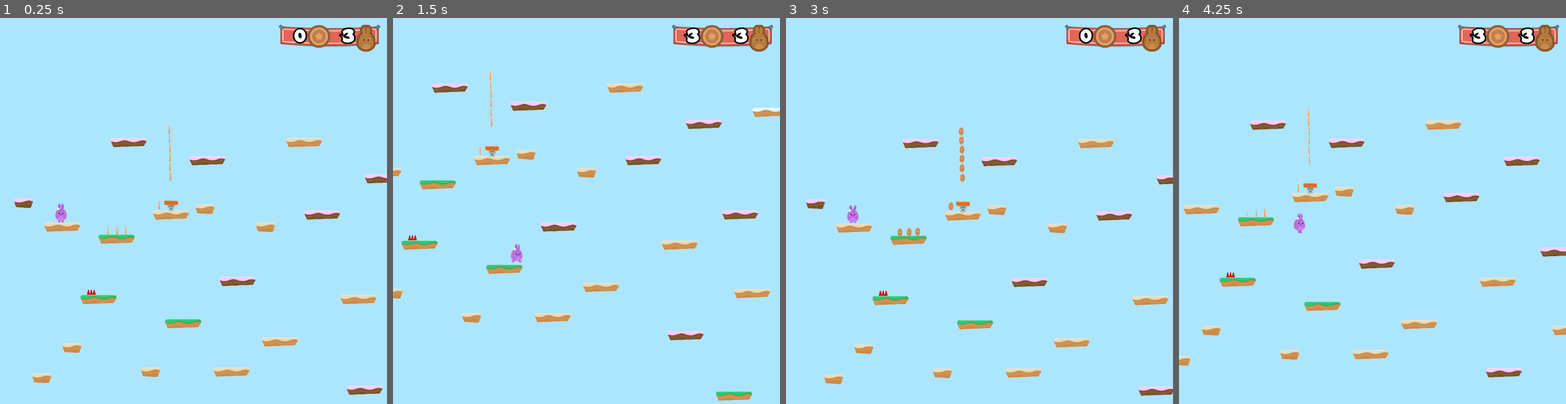
Above: before the commit, frames 1-4 (left to right).
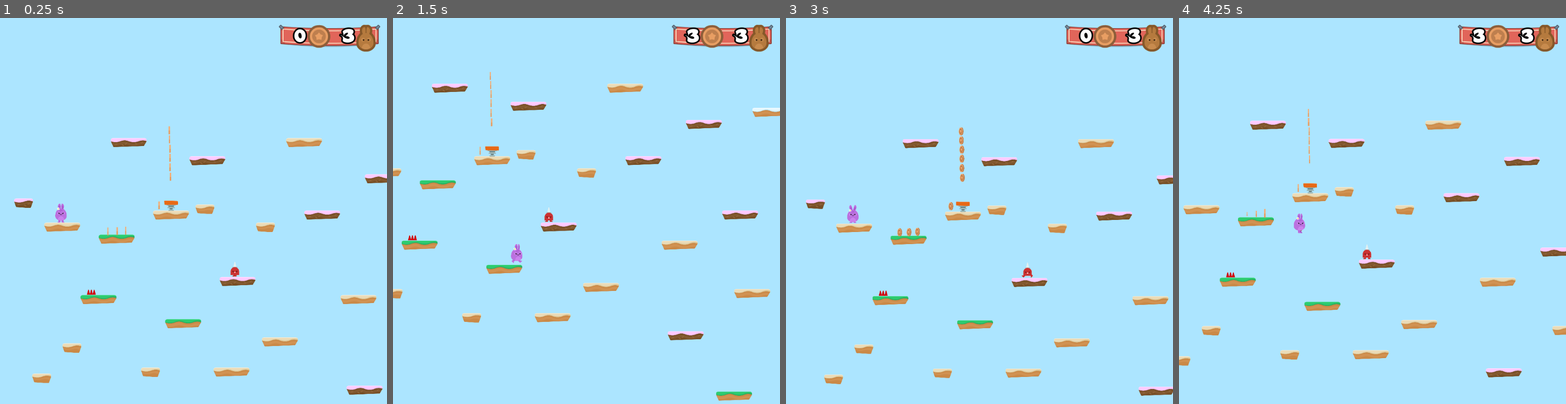
Above: after the commit, the same moments.

Repository: yottaawesome/godot-playground
Game: Godot game, scene res://Levels/Level1.tscn
Same seed, same stepped clock (60 frames per second), same inputs: the game is played once before the commit and once after it.
Inputs (mouse positions are in pixels of both pictures, inside the frame that each line leads up to):
- Up to frame 1 (0.25 s): no input
- Up to frame 2 (1.5 s): hold D (right) from 0.53 s (still down); tap W (jump) at 0.77 s
- Up to frame 3 (3 s): tap W (jump) at 1.52 s; release D (right) at 2.03 s; hold A (left) 2.03-2.75 s; click (1049, 241) at 2.75 s
- Up to frame 4 (4.25 s): hold D (right) from 3.53 s (still down); tap W (jump) at 3.77 s

The runs differ from the first frame. In frame 1, less than 0.1% of the frame differs, in the area x 59-62%, y 63-67%; in frame 2, less than 0.1%; in frame 3, less than 0.1%; in frame 4, less than 0.1%, in the area x 47-50%, y 58-63%.

Commit message:
Add Spikeman!

Diff:
--- a/src/Hoppy Days/Levels/Level1.tscn
+++ b/src/Hoppy Days/Levels/Level1.tscn
@@ -8,6 +8,7 @@
 [ext_resource path="res://Items/JumpPad.tscn" type="PackedScene" id=6]
 [ext_resource path="res://GUI/GUI.tscn" type="PackedScene" id=7]
 [ext_resource path="res://Items/Coin.tscn" type="PackedScene" id=8]
+[ext_resource path="res://NPCs/Spikeman.tscn" type="PackedScene" id=9]
 
 [node name="Level1" type="Node2D"]
 script = ExtResource( 5 )
@@ -27,17 +28,6 @@
 
 [node name="SpikeTop" parent="Hazards" instance=ExtResource( 3 )]
 position = Vector2( 817.362, 1055.7 )
-
-[node name="JumpPads" type="Node" parent="."]
-
-[node name="JumpPad" parent="JumpPads" instance=ExtResource( 6 )]
-position = Vector2( 1660.13, 140.327 )
-
-[node name="BGM" type="AudioStreamPlayer" parent="."]
-stream = ExtResource( 4 )
-autoplay = true
-
-[node name="GUI" parent="." instance=ExtResource( 7 )]
 
 [node name="Coins" type="Node" parent="."]
 
@@ -71,4 +61,20 @@
 [node name="Coin10" parent="Coins" instance=ExtResource( 8 )]
 position = Vector2( 1642.01, -659.043 )
 
+[node name="JumpPads" type="Node" parent="."]
+
+[node name="JumpPad" parent="JumpPads" instance=ExtResource( 6 )]
+position = Vector2( 1660.13, 140.327 )
+
+[node name="BGM" type="AudioStreamPlayer" parent="."]
+stream = ExtResource( 4 )
+autoplay = true
+
+[node name="GUI" parent="." instance=ExtResource( 7 )]
+
+[node name="NPCs" type="Node" parent="."]
+
+[node name="Spikeman" parent="NPCs" instance=ExtResource( 9 )]
+position = Vector2( 2361.09, 811.39 )
+
 [editable path="Player"]
--- /dev/null
+++ b/src/Hoppy Days/NPCs/Spikeman.tscn
@@ -0,0 +1,85 @@
+[gd_scene load_steps=8 format=2]
+
+[ext_resource path="res://GFX/Enemies/spikeMan_stand.png" type="Texture" id=1]
+[ext_resource path="res://GFX/Enemies/spikeMan_walk1.png" type="Texture" id=2]
+[ext_resource path="res://GFX/Enemies/spikeMan_walk2.png" type="Texture" id=3]
+[ext_resource path="res://Hazards/Hazards.gd" type="Script" id=4]
+
+[sub_resource type="SpriteFrames" id=1]
+animations = [ {
+"frames": [ ExtResource( 2 ), ExtResource( 3 ) ],
+"loop": true,
+"name": "walk",
+"speed": 5.0
+}, {
+"frames": [ ExtResource( 1 ) ],
+"loop": true,
+"name": "stand",
+"speed": 5.0
+} ]
+
+[sub_resource type="CapsuleShape2D" id=2]
+radius = 45.3192
+height = 65.3837
+
+[sub_resource type="Animation" id=3]
+resource_name = "Spikeman"
+length = 6.0
+loop = true
+step = 1.0
+tracks/0/type = "value"
+tracks/0/path = NodePath(".:position")
+tracks/0/interp = 1
+tracks/0/loop_wrap = true
+tracks/0/imported = false
+tracks/0/enabled = true
+tracks/0/keys = {
+"times": PoolRealArray( 0, 1, 2, 4, 5 ),
+"transitions": PoolRealArray( 1, 1, 1, 1, 1 ),
+"update": 0,
+"values": [ Vector2( 0, 0 ), Vector2( -100, 0 ), Vector2( -100, 0 ), Vector2( 100, 0 ), Vector2( 100, 0 ) ]
+}
+tracks/1/type = "value"
+tracks/1/path = NodePath("AnimatedSprite:animation")
+tracks/1/interp = 1
+tracks/1/loop_wrap = true
+tracks/1/imported = false
+tracks/1/enabled = true
+tracks/1/keys = {
+"times": PoolRealArray( 0, 1, 2, 4, 5 ),
+"transitions": PoolRealArray( 1, 1, 1, 1, 1 ),
+"update": 1,
+"values": [ "walk", "stand", "walk", "stand", "walk" ]
+}
+tracks/2/type = "value"
+tracks/2/path = NodePath("AnimatedSprite:flip_h")
+tracks/2/interp = 1
+tracks/2/loop_wrap = true
+tracks/2/imported = false
+tracks/2/enabled = true
+tracks/2/keys = {
+"times": PoolRealArray( 0, 2, 5 ),
+"transitions": PoolRealArray( 1, 1, 1 ),
+"update": 1,
+"values": [ true, false, true ]
+}
+
+[node name="Spikeman" type="Node2D"]
+
+[node name="Area2D" type="Area2D" parent="."]
+collision_layer = 4
+script = ExtResource( 4 )
+
+[node name="AnimatedSprite" type="AnimatedSprite" parent="Area2D"]
+frames = SubResource( 1 )
+animation = "walk"
+playing = true
+flip_h = true
+
+[node name="CollisionShape2D" type="CollisionShape2D" parent="Area2D"]
+shape = SubResource( 2 )
+
+[node name="AnimationPlayer" type="AnimationPlayer" parent="Area2D"]
+autoplay = "Spikeman"
+anims/Spikeman = SubResource( 3 )
+[connection signal="body_entered" from="Area2D" to="Area2D" method="_on_SpikeTop_body_entered"]
Not shown: 1 places in src/Hoppy Days/Levels/Level1.tscn that only renumber resources
